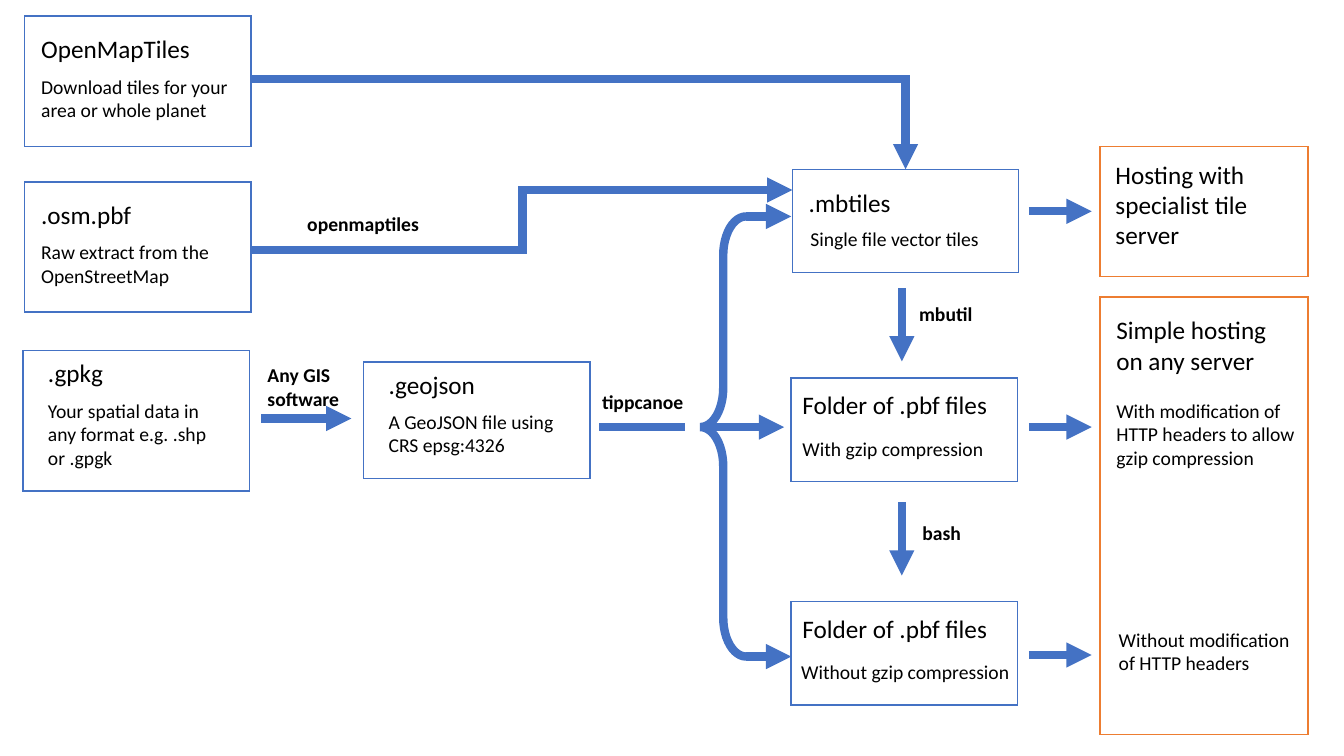
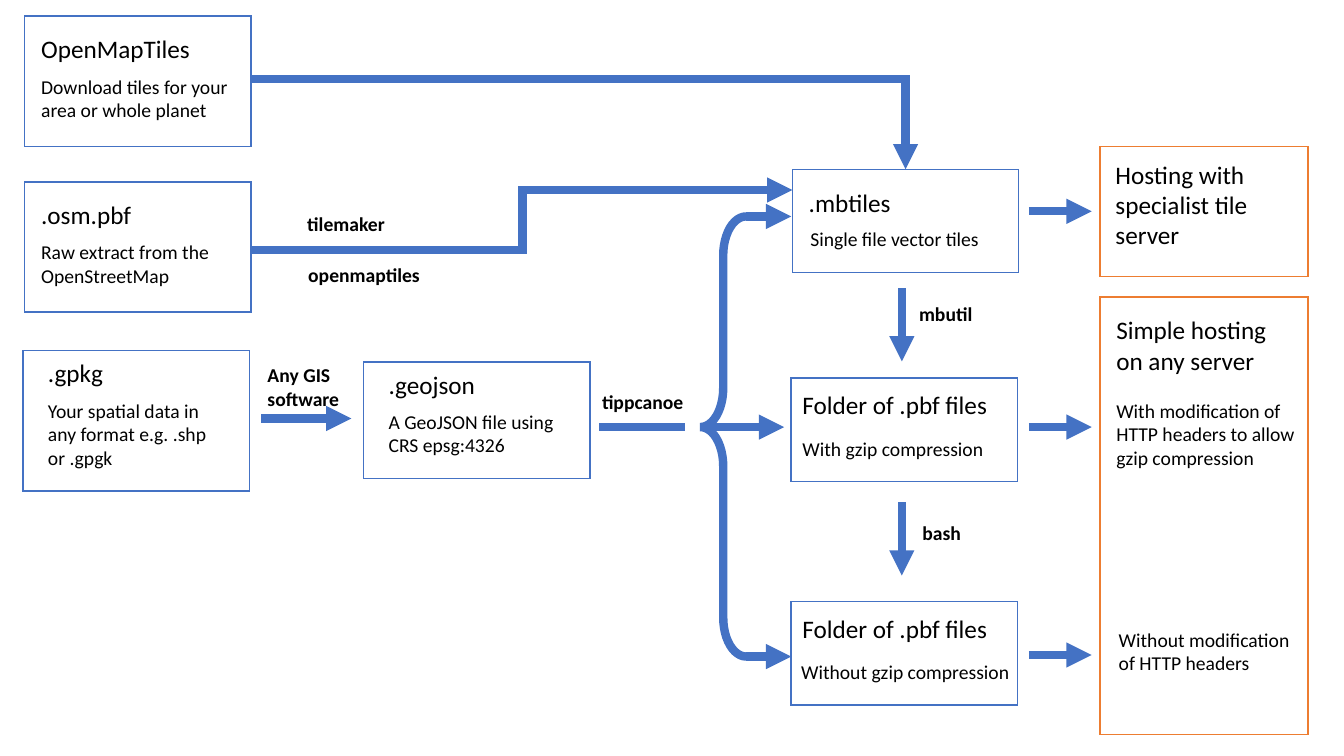
Before and after one commit to ITSLeeds/VectorTiles, a slide deck: slide 3 of Images.pptx. Drawn at 1344x756 pixels with LibreOffice and Linux fonts; fonts in the diff are those of the drawing. Boxes give left, top, right and bottom in pixels: in the first picture for what was removed or moved away, otherwise in the second. Text is boxed around its words. In the diff, an @@ line names an element or a change of style, - is before the commit and + after.

Commit message:
tilemaker

```diff
--- a/Images.pptx
+++ b/Images.pptx
@@ text added at (x1=307, y1=217, x2=385, y2=231), 14 pt, text #000000, bold @@
+tilemaker
@@ text "openmaptiles" moved from (x1=307, y1=217, x2=419, y2=234) to (x1=308, y1=268, x2=420, y2=285) @@
```
Also in this commit, not shown: 1 other file.
